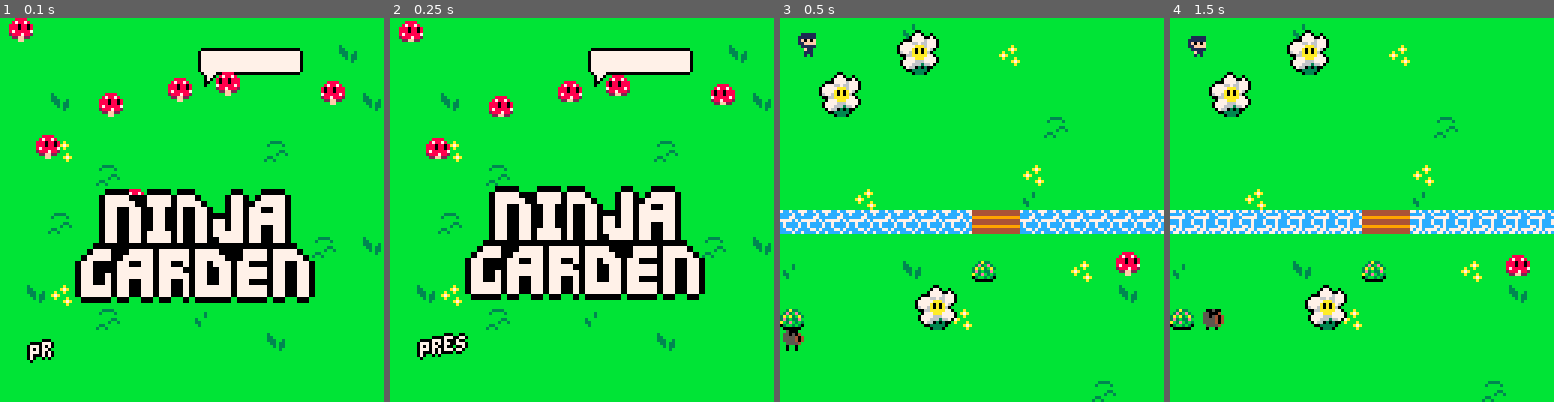
Above: before the commit, frames 1-4 (left to right).
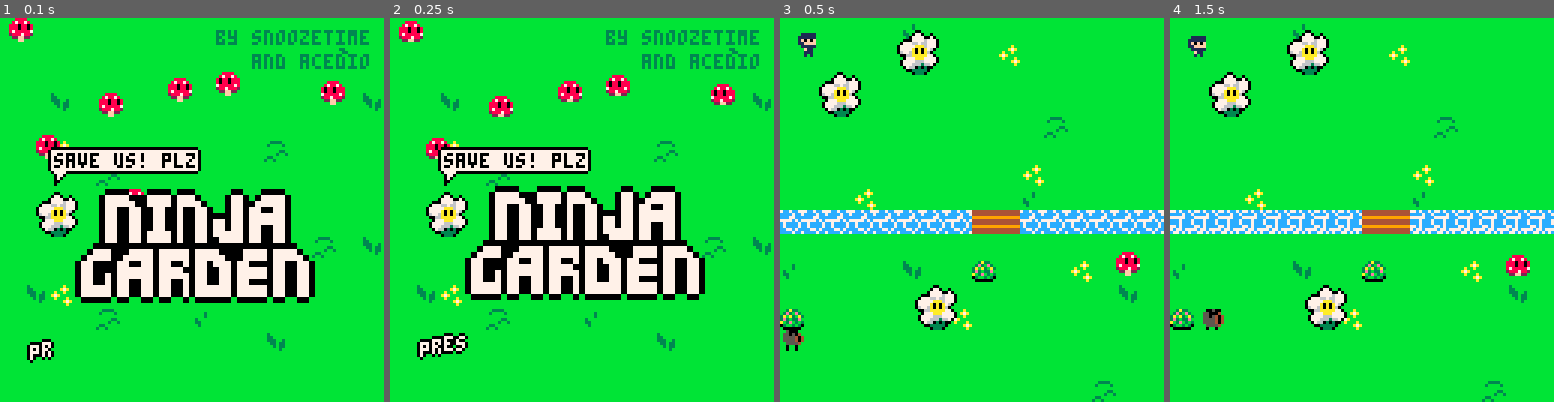
Above: after the commit, the same moments.

Repository: SnoozeTime/Spring2D_2025
Game: PICO-8 cartridge spring.p8
The game is run twice, just before and just after one commit, with the same random seed, the same clock (stepped at 60 frames per second) and the same inputs.
Inputs:
- Up to frame 1 (0.1 s): no input
- Up to frame 2 (0.25 s): no input
- Up to frame 3 (0.5 s): tap X (X key) at 0.33 s
- Up to frame 4 (1.5 s): tap O (Z key) at 0.7 s; tap X (X key) at 1.07 s

The runs differ from the first frame. In frame 1, 6.8% of the frame differs, in the area x 9-97%, y 3-58%; in frame 2, 6.8%; in frame 3, nothing differs; in frame 4, nothing differs.

Commit message:
Add plea and credits

Diff:
--- a/menu.lua
+++ b/menu.lua
@@ -5,6 +5,8 @@
     local state = {
       t = 0,
       text = bubbletext("press x/o to start the game", {x=nil, y=108}),
+      plea = textbox:new{text = "save us! plz"},
+      flower = rose:new{pos = {x = 12, y = 57}},
     }
     -- let's draw a bunch of mushrooms
     state.shrooms = {}
@@ -37,6 +39,8 @@
     state.t += 1
 
     state.text:update()
+    state.plea:update()
+    state.flower:update()
 
     -- start the first level
     if (btnp(4) or btnp(5)) then game_init(1) end
@@ -54,6 +58,8 @@
         state.shrooms[i].anim:draw(state.shrooms[i].pos.x, state.shrooms[i].pos.y, state.shrooms[i].pos.x > 64, false)
     end
 
+    state.plea:draw({x = 18, y = 56})
+    state.flower:draw()
 
     color(0)
 
@@ -64,6 +70,9 @@
     sspr(sx, sy, 8*5, 8*3, 25, 55 + 5*sin(state.t/100), 8*5*2, 8*3*2)
     --spr(128, 56, 50, 5, 3)
     state.text:draw()
+
+    printbg("by snoozetime", 72, 4, 3, 11)
+    printbg("   and acedio", 72, 12, 3, 11)
 end
 
 -- State for the main game
--- a/spring.p8
+++ b/spring.p8
@@ -17,6 +17,7 @@
 #include texteffects.lua
 #include rivers.lua
 #include flower_score.lua
+#include textbox.lua
 __gfx__
 66666666866666666866666666666666666666666666666666888866bbbbbbbb6666666600000000000000000000000000000000000000000000000000000000
 66666666666668668666868666666666666666666688886668788786bb3a33bb666ee26605444444000000000000000000000000000000000000000000000000
@@ -124,8 +125,8 @@
 44444444000000000000000000000000000000000000000000000000000000000000000000000000000000000000000000000000000000000000000000000000
 __map__
 1111111111141111111111111111111111111111111111111111111100000000111111111111111111111111111111110000000000000000000000000000000000000000000000000000000000000000000000000000000000000000000000000000000000000000000000000000000000000000000000000000000000000000
-111111111111111111341111111111111111111111111111111111110000000011111111111111114c4d4e60611112110000000000000000000000000000000000000000000000000000000000000000000000000000000000000000000000000000000000000000000000000000000000000000000000000000000000000000
-111111111111111111111111111111111111111111111111111111110000000011111111111111115c5d5e5f711111110000000000000000000000000000000000000000000000000000000000000000000000000000000000000000000000000000000000000000000000000000000000000000000000000000000000000000
+1111111111111111113411111111111111111111111111111111111100000000111111111111111111111111111112110000000000000000000000000000000000000000000000000000000000000000000000000000000000000000000000000000000000000000000000000000000000000000000000000000000000000000
+1111111111111111111111111111111111111111111111111111111100000000111111111111111111111111111111110000000000000000000000000000000000000000000000000000000000000000000000000000000000000000000000000000000000000000000000000000000000000000000000000000000000000000
 1111131111111111111111111111111111111111111111111111111100000000111112111111111111111111111111120000000000000000000000000000000000000000000000000000000000000000000000000000000000000000000000000000000000000000000000000000000000000000000000000000000000000000
 1111111111111111111111131111111111111111111111111111111100000000111111111111111111111111111111110000000000000000000000000000000000000000000000000000000000000000000000000000000000000000000000000000000000000000000000000000000000000000000000000000000000000000
 1111111111111111111111111111111111111111111111111111111100000000111134111111111111111113111111110000000000000000000000000000000000000000000000000000000000000000000000000000000000000000000000000000000000000000000000000000000000000000000000000000000000000000
--- /dev/null
+++ b/textbox.lua
@@ -0,0 +1,29 @@
+textbox = {}
+
+-- text
+function textbox:new(o)
+  o = o or {}
+  setmetatable(o, self)
+  self.__index = self
+  return o
+end
+
+function textbox:update()
+end
+
+function textbox:draw(source_pos)
+  local len = #self.text
+  local x = source_pos.x - 4
+  local y = source_pos.y - 15
+  palt()
+  palt(0,false)
+  palt(11,true)
+  spr(76, x, y, 1, 2)
+  for i=4,4*len - 8,8 do
+    x += 8
+    spr(77, x, y, 1, 2)
+  end
+  x += 8
+  spr(97, x, y, 1, 2)
+  print(self.text, source_pos.x, source_pos.y - 11, 0)
+end
--- a/texteffects.lua
+++ b/texteffects.lua
@@ -21,11 +21,7 @@
         end
         text_x = self.pos.x+dx
         text_y = self.pos.y+dy+2*cos((4*i+self.t*2)/80)
-        print(self.text[i], text_x, text_y+1, 0)
-        print(self.text[i], text_x, text_y-1, 0)
-        print(self.text[i], text_x+1, text_y, 0)
-        print(self.text[i], text_x-1, text_y, 0)
-        print(self.text[i], text_x, text_y, 7)
+        printbg(self.text[i], text_x, text_y, 7, 0)
         if self.text[i] == '\n' then
           dx = 0
           dy += 7
@@ -36,3 +32,11 @@
     end,
   }
 end
+
+function printbg(text, x, y, fg, bg)
+  print(text, x-1, y, bg)
+  print(text, x+1, y, bg)
+  print(text, x, y-1, bg)
+  print(text, x, y+1, bg)
+  print(text, x, y, fg)
+end
